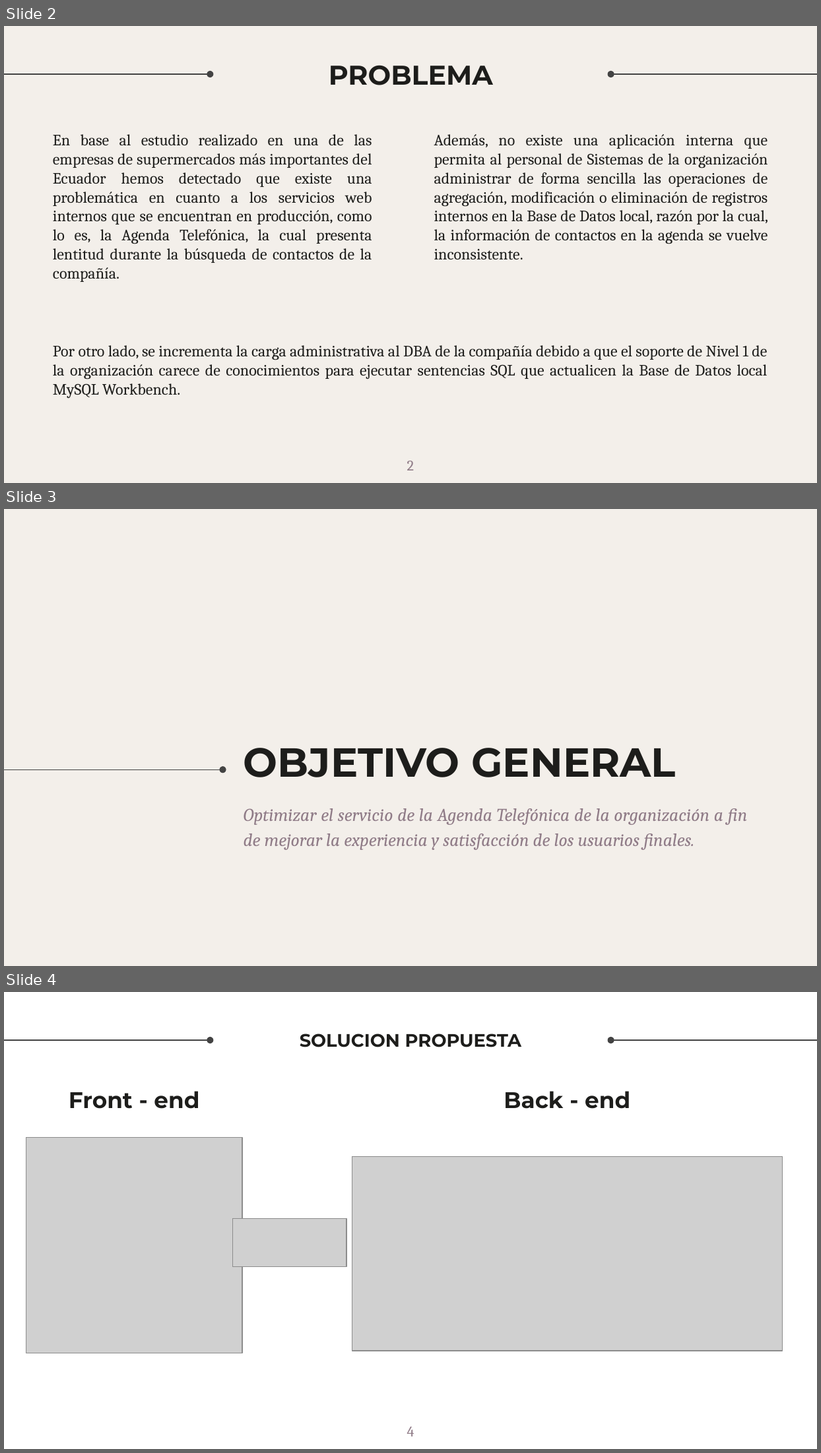
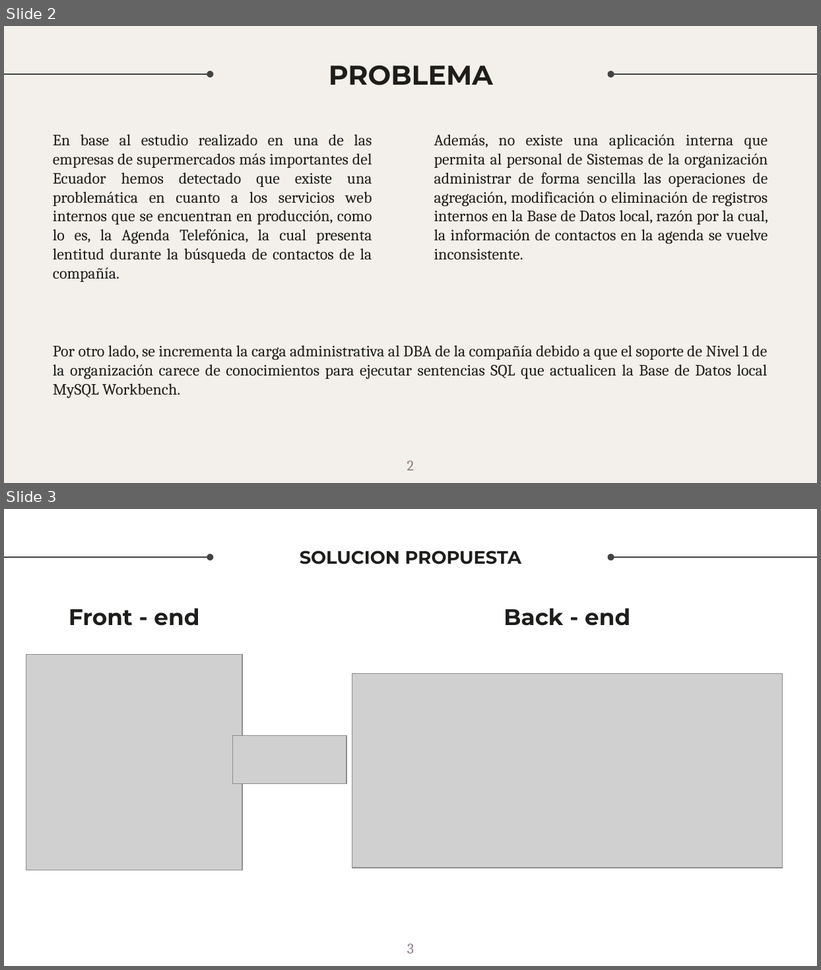
Before and after one commit to karin-romero/WT-Project, a slide deck: group3/Grupo 3 - Proyecto.pptx. Shown one above the other, each under a label of ours: slides 2, 3 and 4 before the commit, slides 2 and 3 after it. The pictures are 821x1453 and 821x970 pixels, drawn with LibreOffice and Linux fonts; fonts in the diff are those of the drawing; grey boxes stand for pictures; background and template pictures are left out. Boxes give left, top, right and bottom in pixels: in the first picture for what was removed or moved away, otherwise in the second. Text is boxed around its words. In the diff, an @@ line names an element or a change of style, - is before the commit and + after.

```diff
--- a/group3/Grupo 3 - Proyecto.pptx
+++ b/group3/Grupo 3 - Proyecto.pptx
@@ slide 3 removed at (x1=4, y1=509, x2=817, y2=966), background picture (left out) @@
@@ title removed at (x1=244, y1=748, x2=676, y2=778) @@
-OBJETIVO GENERAL
@@ arrow removed from (4, 770) to (222, 770) @@
@@ subtitle removed at (x1=244, y1=809, x2=748, y2=850) @@
-Optimizar el servicio de la Agenda Telefónica de la organización a fin de mejorar la experiencia y satisfacción de los usuarios finales.
@@ what was slide 4 is now slide 3 @@
@@ page number at (x1=407, y1=944, x2=414, y2=954): text changed @@
-4
+3
```
